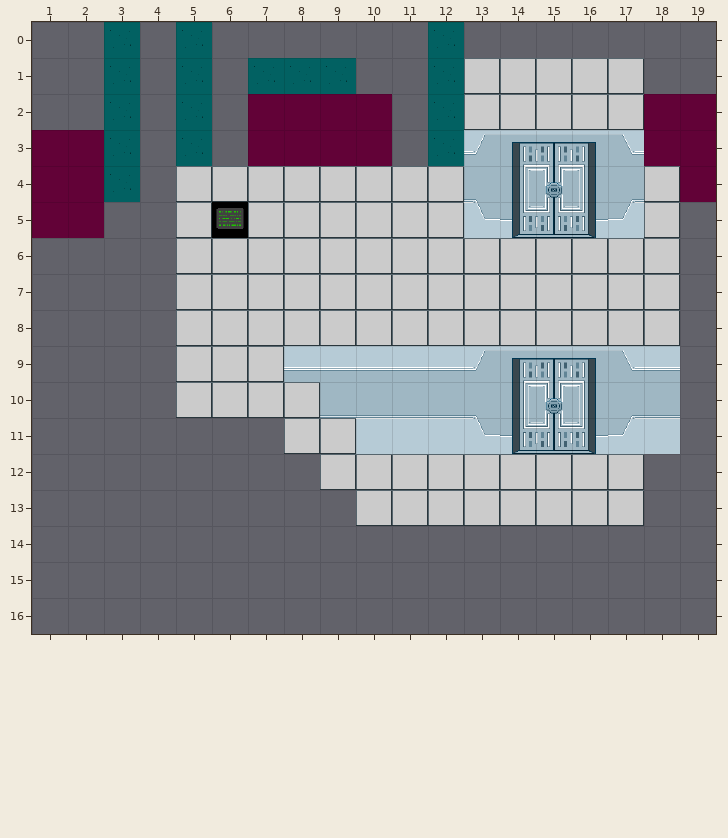
Tiled map (JSON) -- game/src/commonMain/resources/level/roof.tmj. That is the earlier state.
Cells are 48x48 px. Shown: x 1..19, y 0..16. The old version is drawn lined up with the new one.
New version:
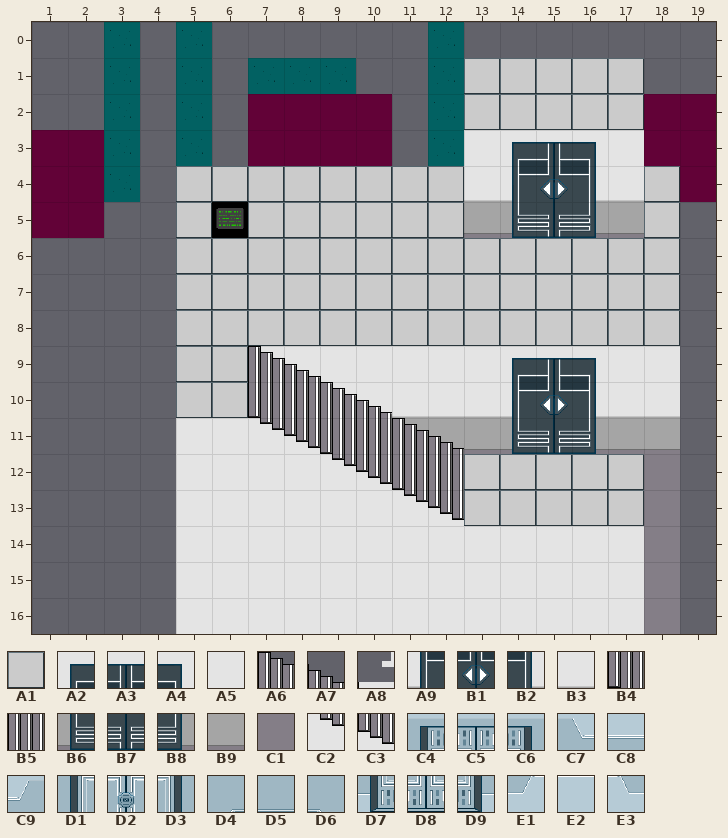
Key: from "0_Asset_Floor_4848": A1 1; from "0_Asset_Tile02_144144-Sheet-Sh": A2 0, A3 1, A4 2, A5 4, A6 9, A7 10, A8 11, A9 15, B1 16, B2 17, B3 18, B4 24, B5 25, B6 30, B7 31, B8 32, B9 33, C1 35, C2 39, C3 40; from "0_Asset_Wall_144144": C4 0, C5 1, C6 2, C7 3, C8 4, C9 5, D1 12, D2 13, D3 14, D4 15, D5 16, D6 17, D7 24, D8 25, D9 26, E1 27, E2 28, E3 29.
__ is an empty cell.
Tiles of an added or newly shown layer are drawn over the layers below it.
Change:
map size 21x14 -> 21x19 cells
Layer "background_p0" (added):
Tile A5 is added in row 9 at x 7 to 11.
Tile B3 is added in row 10 at x 9 to 11.
Tile B9 is added in row 11 at x 11 to 13.
Layer "floor":
Tile A6 replaces tile A1 in row 9 at x 7.
Tile A6 is added in row 10 at x 9; in row 11 at x 11.
Tile A7 is added in row 9 at x 8; in row 10 at x 10; in row 11 at x 12.
Tile A8 is added in row 9 at x 9.
Tile B4 replaces tile A1 in row 10 at x 7; in row 11 at x 9; in row 12 at x 11.
Tile B5 replaces tile A1 in row 10 at x 8; in row 12 at x 12.
Tile B5 is added in row 11 at x 10.
Tile C2 replaces tile A1 in row 12 at x 9; in row 13 at x 11.
Tile C2 is added in row 11 at x 7.
Tile C3 replaces tile A1 in row 11 at x 8; in row 12 at x 10; in row 13 at x 12.
The edit erases tile A1 in row 13 at x 10.
Layer "wall":
Tile A2 replaces tile C4 in row 3 at x 14; in row 9 at x 14.
Tile A3 replaces tile C5 in row 3 at x 15; in row 9 at x 15.
Tile A4 replaces tile C6 in row 3 at x 16; in row 9 at x 16.
Tile A5 replaces tile C7 in row 3 at x 17; in row 9 at x 17.
Tile A5 replaces tile C8 in row 9 at x 12 and 18.
Tile A5 replaces tile C9 in row 3 at x 13; in row 9 at x 13.
Tile A5 is added in row 11 at x 5 to 6; in row 12 at x 5 to 8; in row 13 at x 5 to 10; in rows 14 to 16 at x 5 to 17.
Tile A9 replaces tile D1 in row 4 at x 14; in row 10 at x 14.
Tile B1 replaces tile D2 in row 4 at x 15; in row 10 at x 15.
Tile B2 replaces tile D3 in row 4 at x 16; in row 10 at x 16.
Tile B3 replaces tile D4 in row 4 at x 17; in row 10 at x 17.
Tile B3 replaces tile D5 in row 10 at x 12 and 18.
Tile B3 replaces tile D6 in row 4 at x 13; in row 10 at x 13.
Tile B6 replaces tile D7 in row 5 at x 14; in row 11 at x 14.
Tile B7 replaces tile D8 in row 5 at x 15; in row 11 at x 15.
Tile B8 replaces tile D9 in row 5 at x 16; in row 11 at x 16.
Tile B9 replaces tile E1 in row 5 at x 17; in row 11 at x 17.
Tile B9 replaces tile E2 in row 11 at x 18.
Tile B9 replaces tile E3 in row 5 at x 13.
Tile C1 is added in rows 12 to 16 at x 18.
The edit erases tile C8 in row 9 at x 8 to 11.
The edit erases tile D5 in row 10 at x 9 to 11.
The edit erases tile E2 in row 11 at x 10 to 12.
The edit erases tile E3 in row 11 at x 13.
Boxes around the changes in both pictures, in picture pixels (x1, y1, x2, y2):
changed: (464, 130, 644, 238)
changed: (176, 346, 680, 634)
